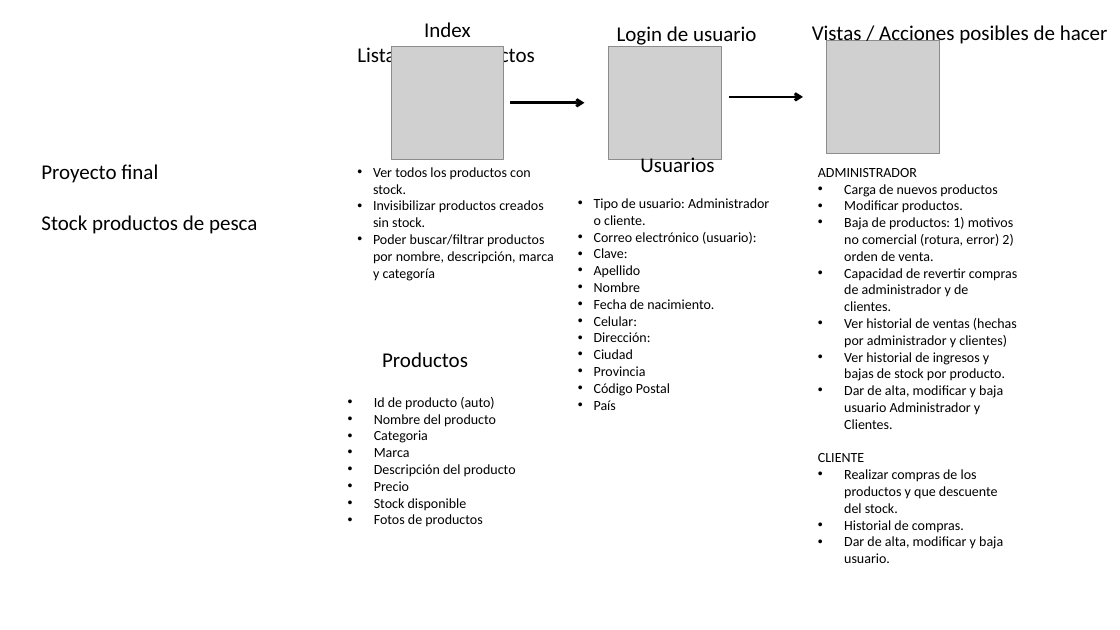
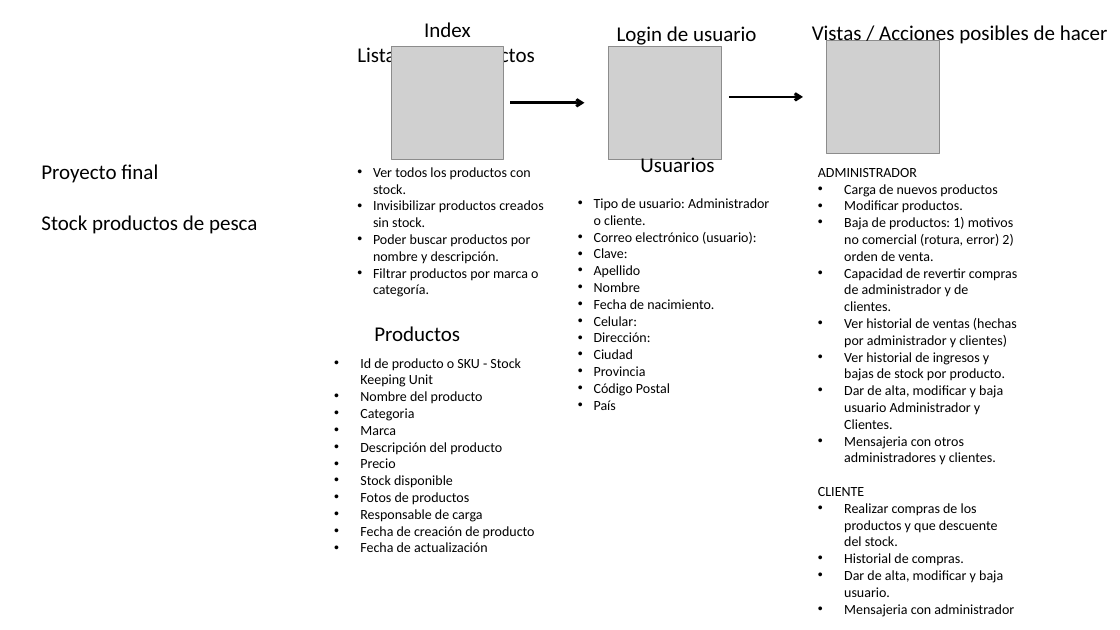
Before and after one commit to martingrosvald/TFinal, a slide deck: slide 1 of modelo de sitio.pptx. Drawn at 1120x630 pixels with LibreOffice and Linux fonts; fonts in the diff are those of the drawing; grey boxes stand for pictures. Boxes give left, top, right and bottom in pixels: in the first picture for what was removed or moved away, otherwise in the second. Text is boxed around its words. In the diff, an @@ line names an element or a change of style, - is before the commit and + after.

```diff
--- a/modelo de sitio.pptx
+++ b/modelo de sitio.pptx
@@ text at [373,234,538,297]: text changed @@
-• Poder buscar/filtrar productos por nombre, descripción, marca y categoría
+• Poder buscar productos por nombre y descripción.
+• Filtrar productos por marca o categoría.
@@ text "Productos": place and size @@
-text "Productos" at [382,352,468,367]
+text "Productos" at [374,326,460,341]
@@ text "Id de producto o SKU ...": place and size @@
-text "Id de producto o SKU ..." at [374,397,516,527]
+text "Id de producto o SKU ..." at [360,358,535,552]
@@ text at [360,358,521,387]: text changed @@
-• Id de producto (auto)
+• Id de producto o SKU - Stock Keeping Unit
@@ text at [844,436,996,465]: paragraph added @@
+• Mensajeria con otros administradores y clientes.
@@ text at [360,509,535,552]: paragraphs added @@
+• Responsable de carga
+• Fecha de creación de producto
+• Fecha de actualización
@@ text at [844,604,1014,617]: paragraph added @@
+• Mensajeria con administrador
```
Also in this commit, not shown: 1 other slide changed, 11 other files.
